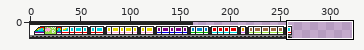
Two versions of one sprite sheet, designs/train.png. Above: a wide view before the commit, with the close-up outlined.
Close-up. First the earlier version:
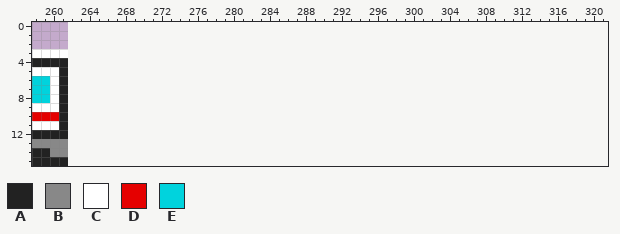
The file is 262x16 pixels. Colours within 5 levels of each other are drawn and written as one. Shown: x 258..321, y 0..15. The old version is drawn lined up with the new one, on the new canvas. The commit also changed other parts of the picture, which this record leaves out.
Palette (. is transparent): A #222222  B #888888  C #ffffff  D #e50000  E #00d3dd
Pixels before, first column x 258:
 3 CCCC
 4 AAAA
 5 CCCA
 6 EECA
 7 EECA
 8 EECA
 9 CCCA
10 DDDA
11 CCCA
12 AAAA
13 BBBB
14 AABB
15 AAAA
Now the later version:
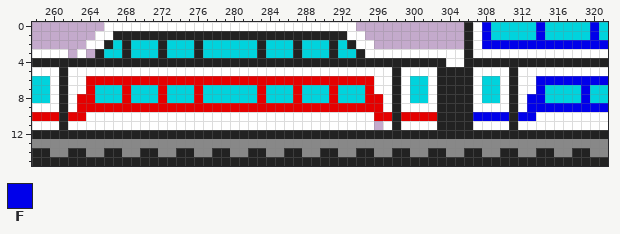
Colours new in this view: F #0000ea
Change:
canvas 262x16 -> 322x16
Changed rows in their new state; - is an unchanged pixel.
first column x 262:
 0 ----CCCCCCCCCCCCCCCCCCCCCCCCCCCC------------ACFEEEEEFEEEEEFE
 1 ---CCAAAAAAAAAAAAAAAAAAAAAAAAAACC-----------ACFEEEEEFEEEEEFE
 2 --CCAEAEEEAEEEAEEEEEEAEEEAEEEAEACC----------ACFFFFFFFFFFFFFF
 3 -C-AEEAEEEAEEEAEEEEEEAEEEAEEEAEEACCCCCCCCCCCACCCCCCCCCCCCCCC
 4 AAAAAAAAAAAAAAAAAAAAAAAAAAAAAAAAAAAAAAAAAACCAAAAAAAAAAAAAAAA
 5 CCCCCCCCCCCCCCCCCCCCCCCCCCCCCCCCCCCCACCCCAAAACCCCACCCCCCCCCC
 6 CCDDDDDDDDDDDDDDDDDDDDDDDDDDDDDDDDCCACEECAAAACEECACCFFFFFFFF
 7 CCDEEEDEEEDEEEDEEEEEEDEEEDEEEDEEEDCCACEECAAAACEECACCFEEEEFEE
 8 CDDEEEDEEEDEEEDEEEEEEDEEEDEEEDEEEDDCACEECAAAACEECACFFEEEEFEE
 9 CDDDDDDDDDDDDDDDDDDDDDDDDDDDDDDDDDDCACCCCAAAACCCCACFFFFFFFFF
10 DDCCCCCCCCCCCCCCCCCCCCCCCCCCCCCCCCDDADDDDAAAAFFFFAFFCCCCCCCC
11 CCCCCCCCCCCCCCCCCCCCCCCCCCCCCCCCCC-CACCCCAAAACCCCACCCCCCCCCC
12 AAAAAAAAAAAAAAAAAAAAAAAAAAAAAAAAAAAAAAAAAAAAAAAAAAAAAAAAAAAA
13 BBBBBBBBBBBBBBBBBBBBBBBBBBBBBBBBBBBBBBBBBBBBBBBBBBBBBBBBBBBB
14 AABBAABBAABBAABBAABBAABBAABBAABBAABBAABBAABBAABBAABBAABBAABB
15 AAAAAAAAAAAAAAAAAAAAAAAAAAAAAAAAAAAAAAAAAAAAAAAAAAAAAAAAAAAA
Boxes around the changes in both close-ups, in picture pixels (x1, y1, x2, y2):
added: (68, 22, 608, 166)
